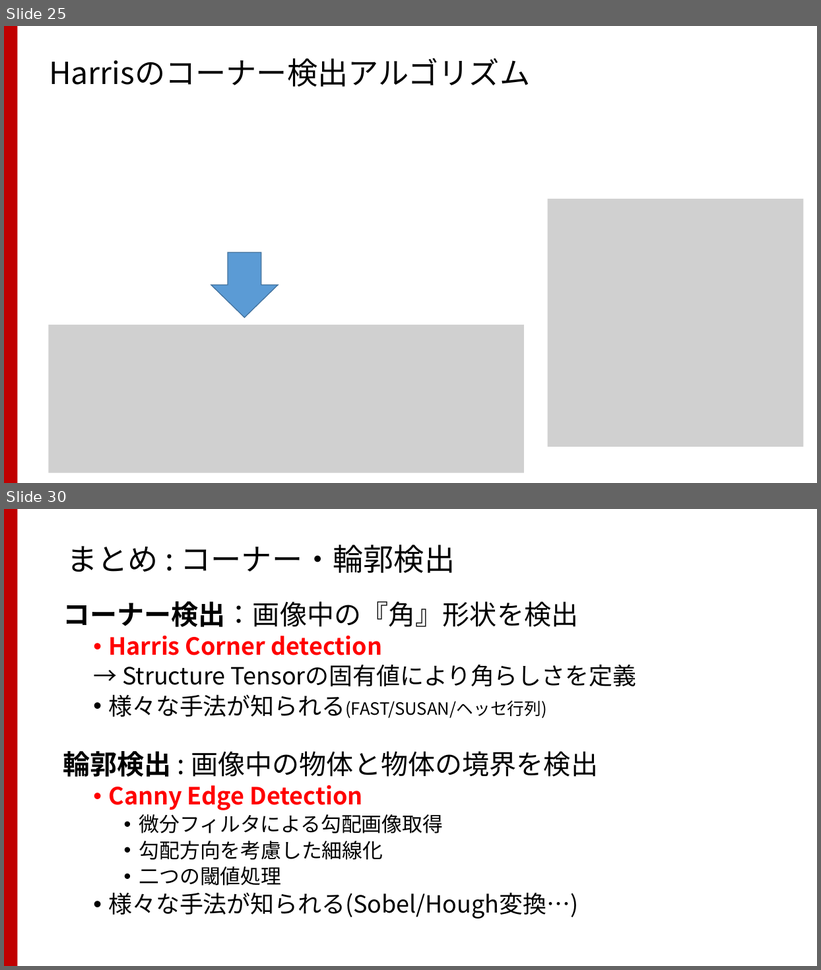
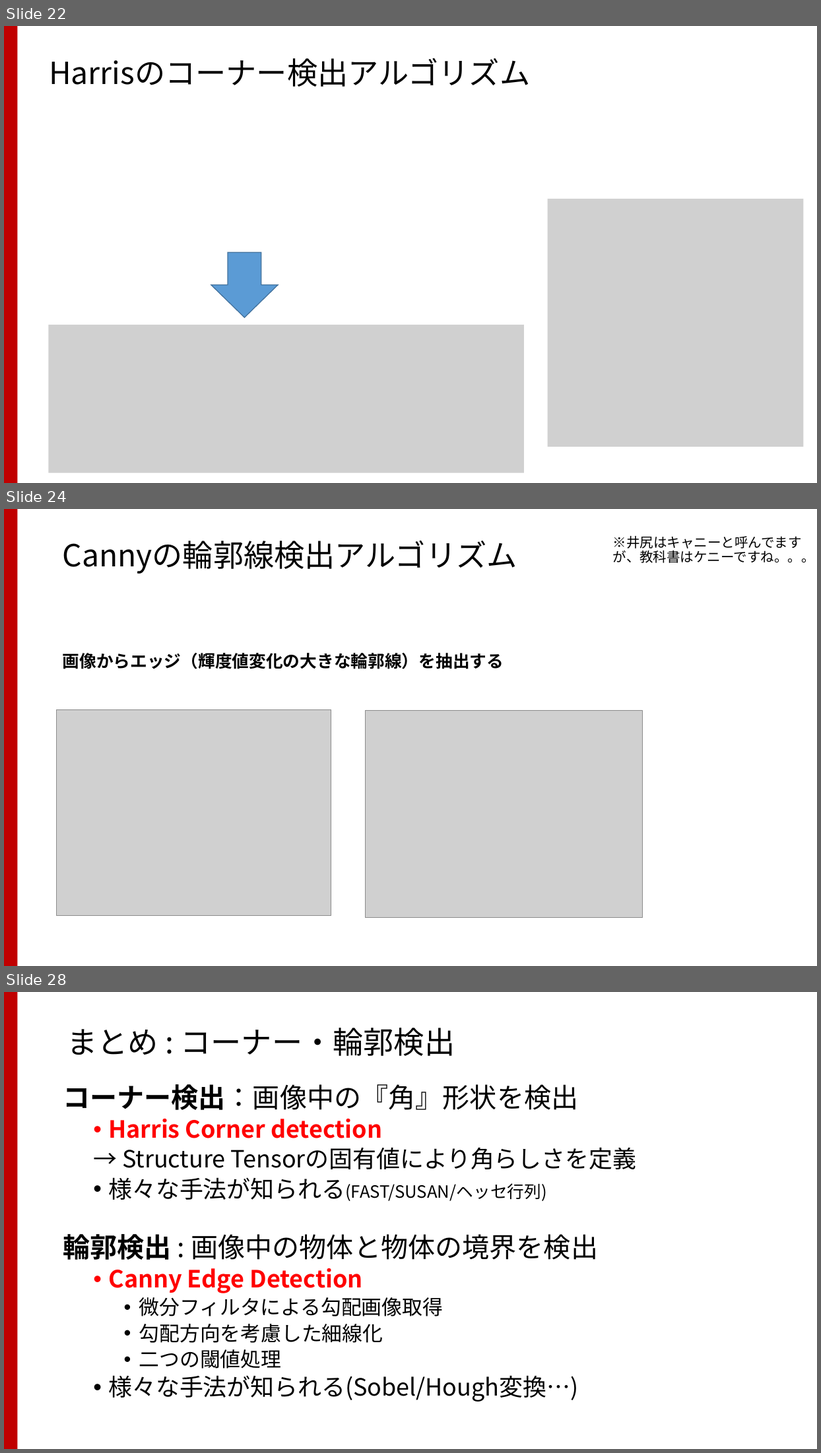
Before and after one commit to TakashiIjiri/TakashiIjiri.github.io, a slide deck: classes/dm2020_2/dm1.pptx. Shown one above the other, each under a label of ours: slides 25 and 30 before the commit, slides 22, 24 and 28 after it; the slides between them are not shown. The pictures are 821x970 and 821x1453 pixels, drawn with LibreOffice and Linux fonts; fonts in the diff are those of the drawing; grey boxes stand for pictures. Boxes give left, top, right and bottom in pixels: in the first picture for what was removed or moved away, otherwise in the second. Text is boxed around its words. In the diff, an @@ line names an element or a change of style, - is before the commit and + after.

```diff
--- a/classes/dm2020_2/dm1.pptx
+++ b/classes/dm2020_2/dm1.pptx
@@ slide 24 added at (4,509,817,966), background #FFFFFF; not listed: 1 template element that a slide beside it also shows @@
@@ title added at (63,540,517,574), 36 pt, text #000000 @@
+Cannyの輪郭線検出アルゴリズム
@@ text added at (613,536,815,563), 16 pt, text #000000 @@
+※井尻はキャニーと呼んでますが、教科書はケニーですね。。。
@@ text added at (63,653,504,669), 20 pt, text #000000, bold @@
+画像からエッジ（輝度値変化の大きな輪郭線）を抽出する
@@ picture added at (56,710,331,916) @@
@@ picture added at (366,710,643,918) @@
@@ what was slide 25 is now slide 22 @@
@@ what was slide 30 is now slide 28 @@
```
Also in this commit, not shown: 5 slides changed, 3 other slides added, 6 slides removed, 10 other files.
